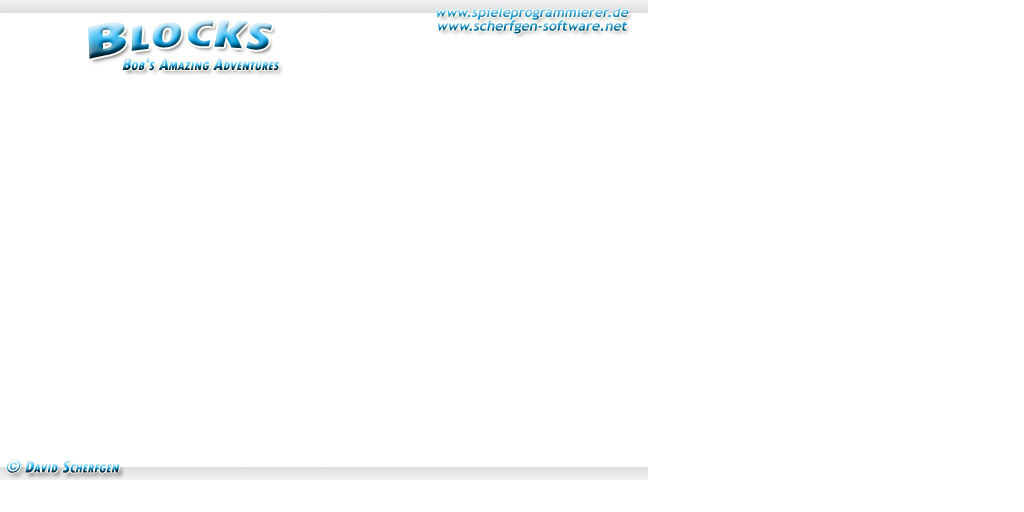
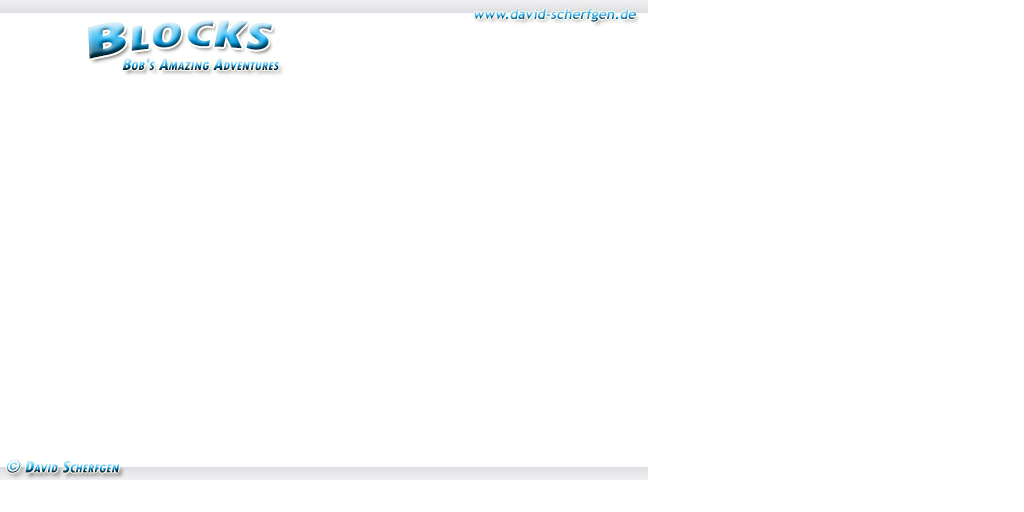
Layers edited between the first and the second 1024x512 image:
renamed "www.spieleprogrammierer.de www" to "www.david-scherfgen.de", painted on it over box(436, 6, 636, 34)